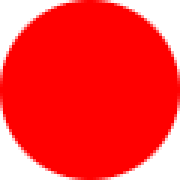
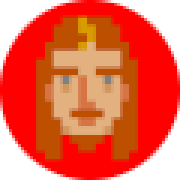
Layers edited between the first and the second 180×180 image:
added layer "Eingefügte Ebene" above "Hintergrund" over box(36, 15, 138, 162)
